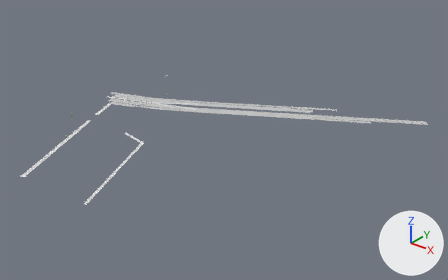
A saved change to the glTF model white-model-six-districts/chunks/96_107_high.glb.
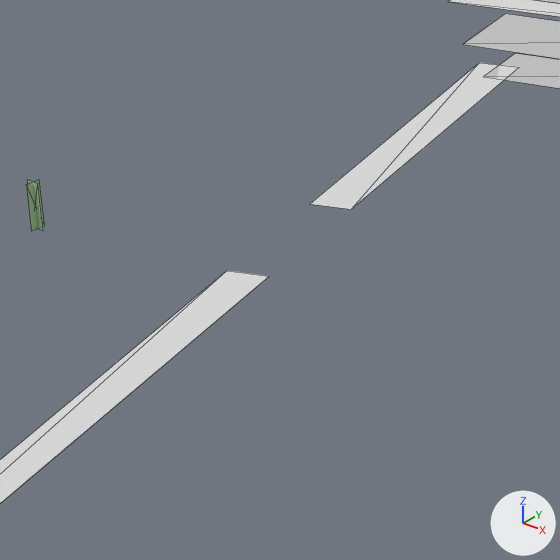
Each version appears first whole from a 50 mm camera at (-11139.0, -3449.0, 461.0) aimed at (-11724.0, -2718.0, 7.0), and next in a close-up on the part from 15% to 26% of the width and 35% to 52% of the height. Lighting does not change. The marker at lower right points along +X, +Y and +Z. The last two pictures show the newer version. The close-ups show mesh edges as thin lines. Vertices at exactly the same position are counted once.
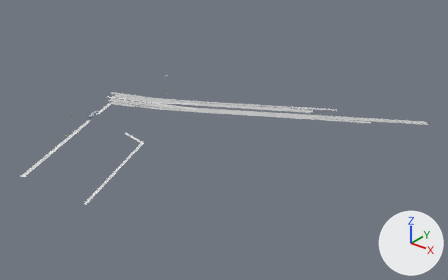
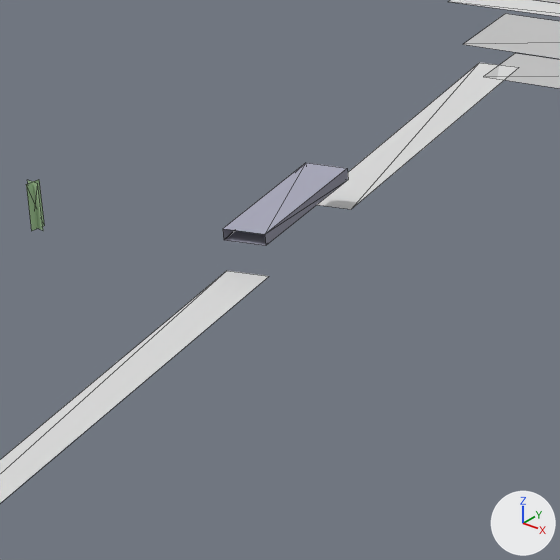
Pixel boxes [x1, y1, x2, y2] of what changed, in the close-ups (560 x 560 px):
part 1 of me_mesh_0, added: after [223, 163, 348, 246]

The change in detail:
me_mesh_0 is used by ob_mesh_0; location (0.0, 0.0, 0.0).
Verts and faces of me_mesh_0; kept vertices keep their numbers, new ones are numbered from 155.
me_mesh_0 had 155 vertices, 77 faces and spanned x -12019.0..-11477.0, y -3012.0..-2448.0, z 14.0..23.0.
me_mesh_0 now has 163 vertices, 85 faces and spans x -12019.0..-11477.0, y -3012.0..-2448.0, z 14.0..23.0.
Part 1, on me_mesh_0:
New vertex 155 is at (-11961.0, -2792.0, 20.0).
New vertex 156 is at (-11954.0, -2790.0, 20.0), pixel (348, 179).
New vertex 157 is at (-11945.0, -2814.0, 20.0), pixel (265, 245).
New vertex 158 is at (-11951.0, -2817.0, 20.0), pixel (223, 240).
New vertices 159 to 162 stand at vertices 155 to 158, in that order, plus (0.0, 0.0, 2.0).
New faces: (159, 162, 161), (159, 161, 160), (155, 156, 157), (155, 157, 158), (155, 158, 159), (158, 162, 159).
New faces: (156, 160, 161), (156, 161, 157).
